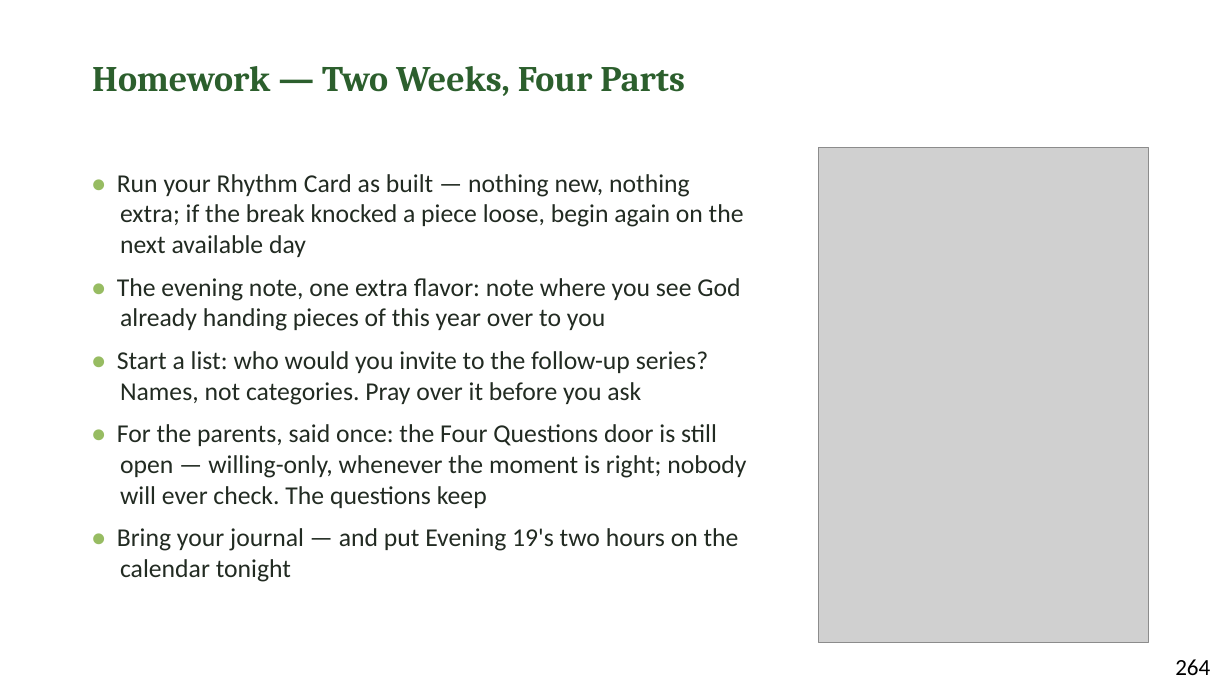
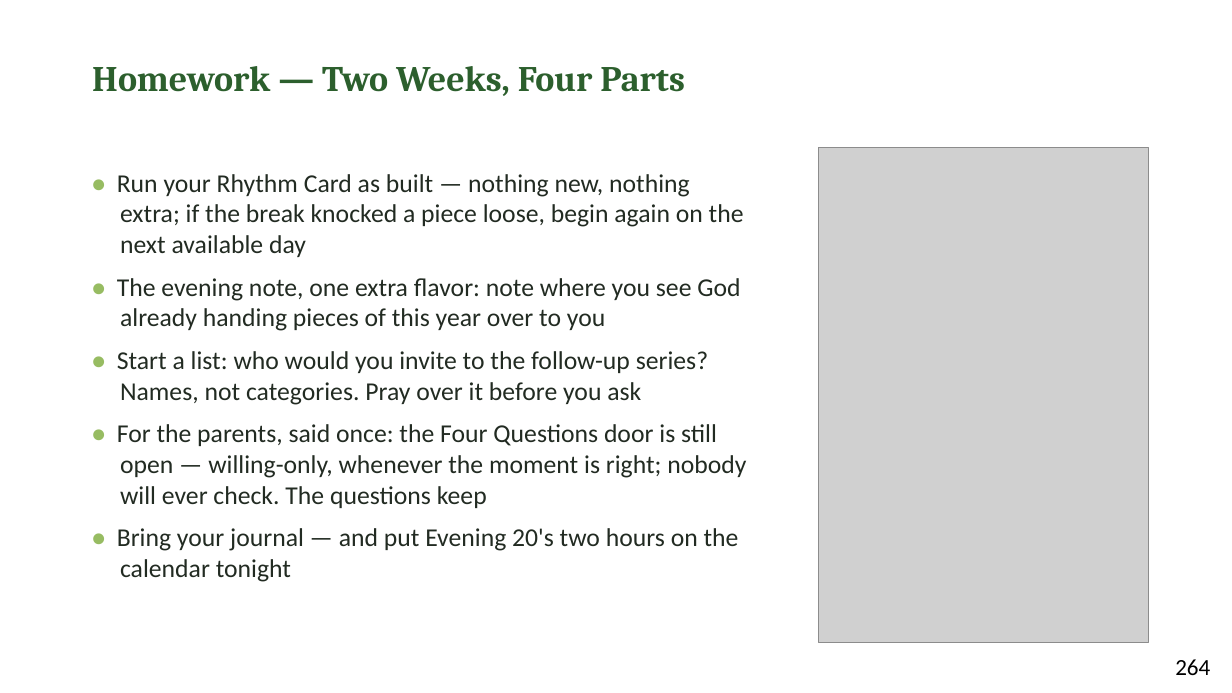
Before and after one commit to jgtittle-ministries/fellowship-of-the-heart-pilot-at-cca-dev, a slide deck: slide 10 of _implementation-notes/evening-series/FotH Evening Session 18 Slides DRAFT v1.pptx. Drawn at 1232x693 pixels with LibreOffice and Linux fonts; fonts in the diff are those of the drawing; grey boxes stand for pictures. Boxes give left, top, right and bottom in pixels: in the first picture for what was removed or moved away, otherwise in the second. Text is boxed around its words. In the diff, an @@ line names an element or a change of style, - is before the commit and + after.

```diff
--- a/_implementation-notes/evening-series/FotH Evening Session 18 Slides DRAFT v1.pptx
+++ b/_implementation-notes/evening-series/FotH Evening Session 18 Slides DRAFT v1.pptx
@@ text at [117, 528, 739, 582]: text changed @@
-• Bring your journal — and put Evening 19's two hours on the calendar tonight
+• Bring your journal — and put Evening 20's two hours on the calendar tonight
```
Also in this commit, not shown: 5 other slides changed, 52 other files.
